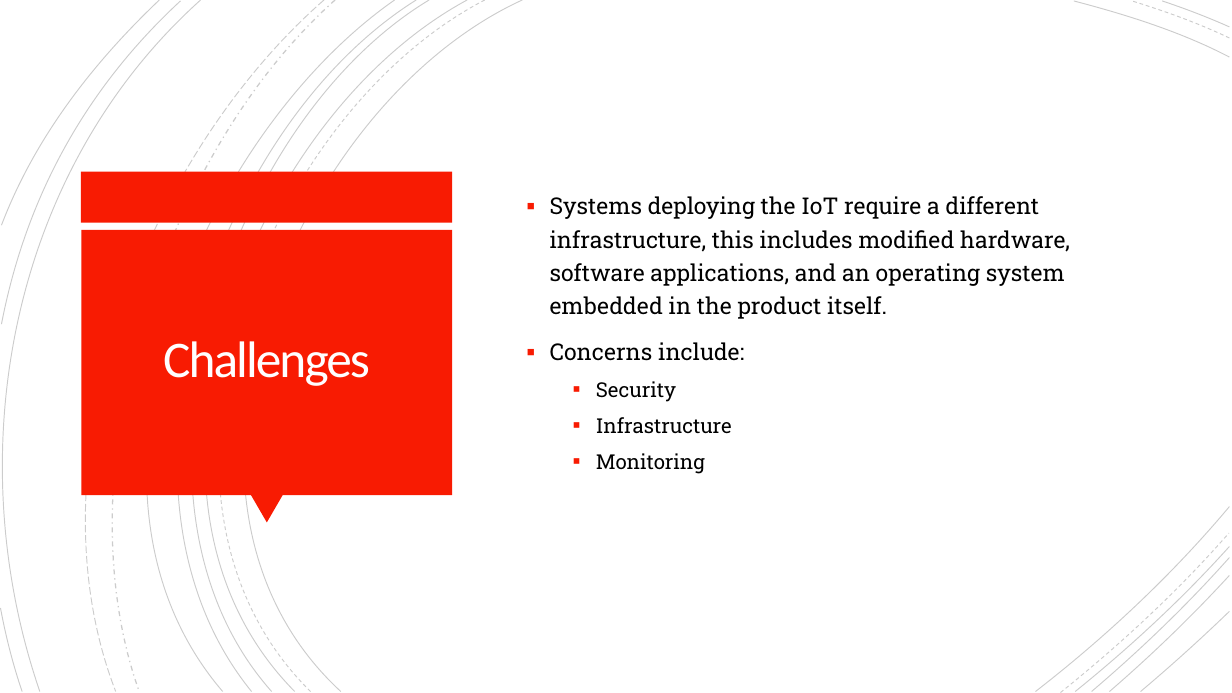
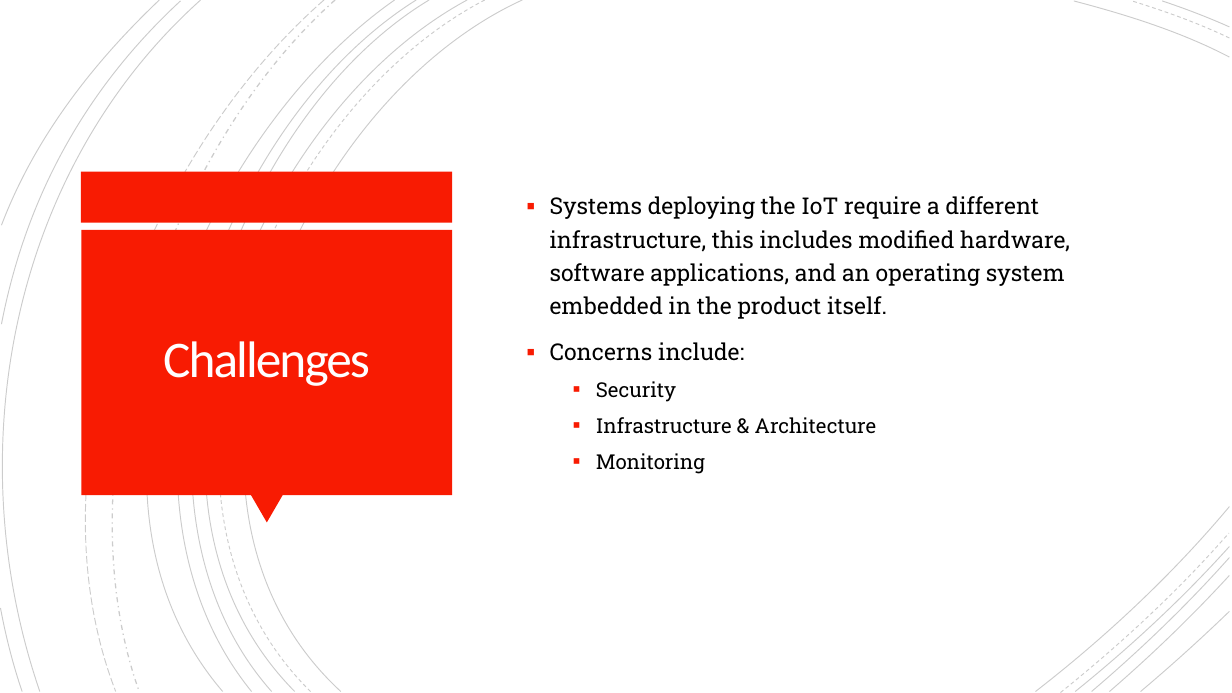
Before and after one commit to mattwhitesides/Model-Based-System-Engineering, a slide deck: slide 6 of Homework/Paper 1/Matthew_MBSE-Driven-IoT-For-Smart-Cities.pptx (slide 9 before the commit). Drawn at 1232x693 pixels with LibreOffice and Linux fonts; fonts in the diff are those of the drawing. Boxes give left, top, right and bottom in pixels: in the first picture for what was removed or moved away, otherwise in the second. Text is boxed around its words. In the diff, an @@ line names an element or a change of style, - is before the commit and + after.

```diff
--- a/Homework/Paper 1/Matthew_MBSE-Driven-IoT-For-Smart-Cities.pptx
+++ b/Homework/Paper 1/Matthew_MBSE-Driven-IoT-For-Smart-Cities.pptx
@@ text at [596,417,876,434]: text changed @@
-  ▪ Infrastructure
+  ▪ Infrastructure & Architecture
```
Also in this commit, not shown: 1 other slide changed, 1 slide added, 29 other files.
